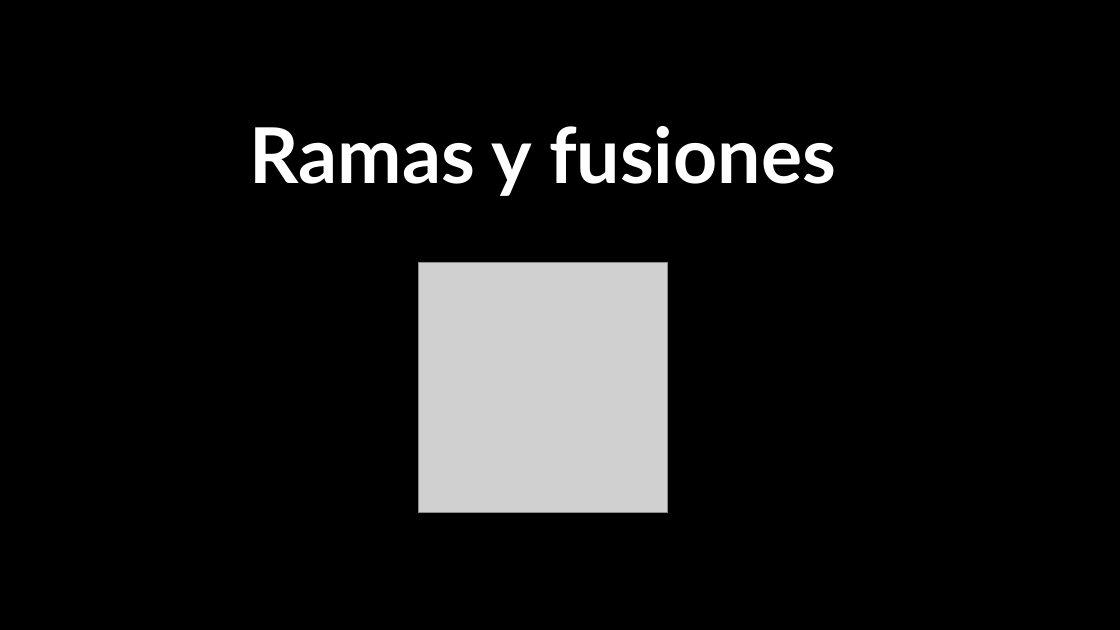
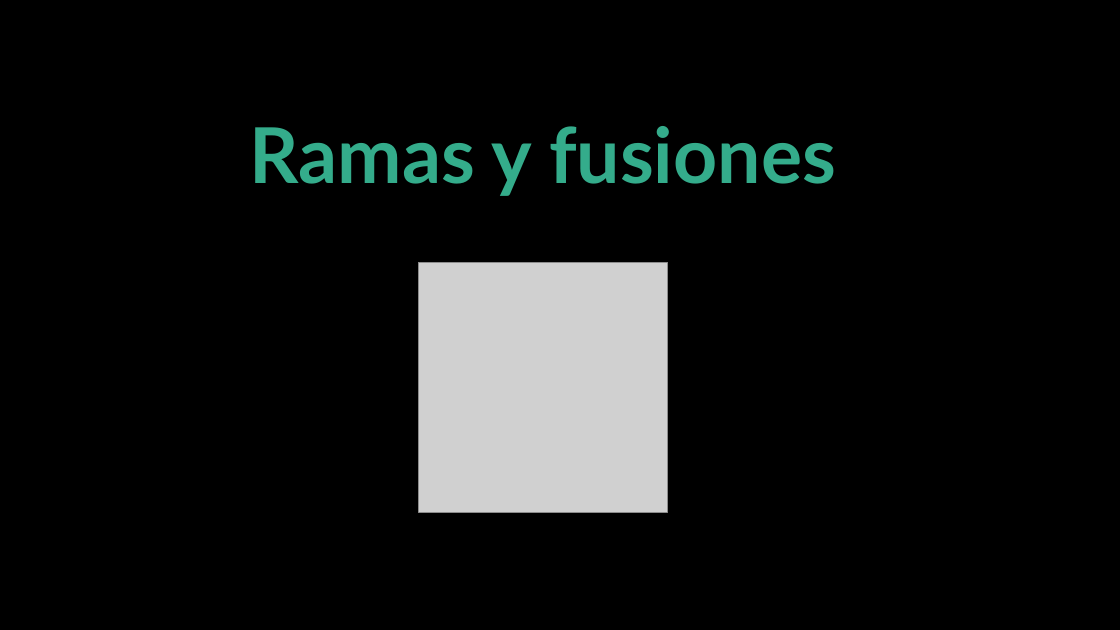
Before and after one commit to Informatica-UNASUR/LaboratorioGit, a slide deck: slide 30 of Git_Laboratorio.pptx. Drawn at 1120x630 pixels with LibreOffice and Linux fonts; fonts in the diff are those of the drawing; grey boxes stand for pictures; background and template pictures are left out. Boxes give left, top, right and bottom in pixels: in the first picture for what was removed or moved away, otherwise in the second. Text is boxed around its words. In the diff, an @@ line names an element or a change of style, - is before the commit and + after.

```diff
--- a/Git_Laboratorio.pptx
+++ b/Git_Laboratorio.pptx
@@ text "Ramas y fusiones" at (x1=250, y1=126, x2=836, y2=196): text colour #FFFFFF to #34AC8B @@
```
Also in this commit, not shown: 9 other slides changed, 2 slides added, 1 other file.
